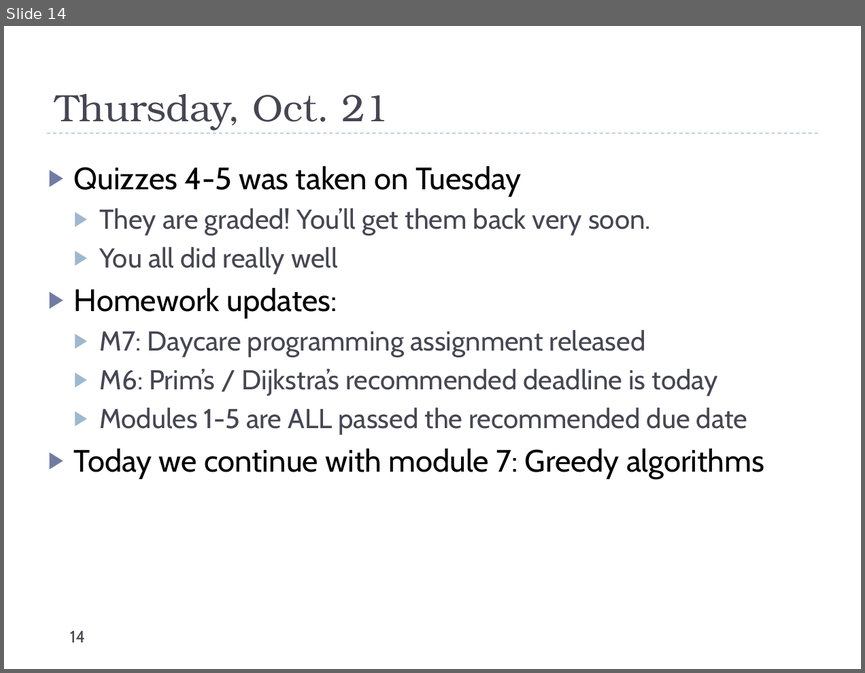
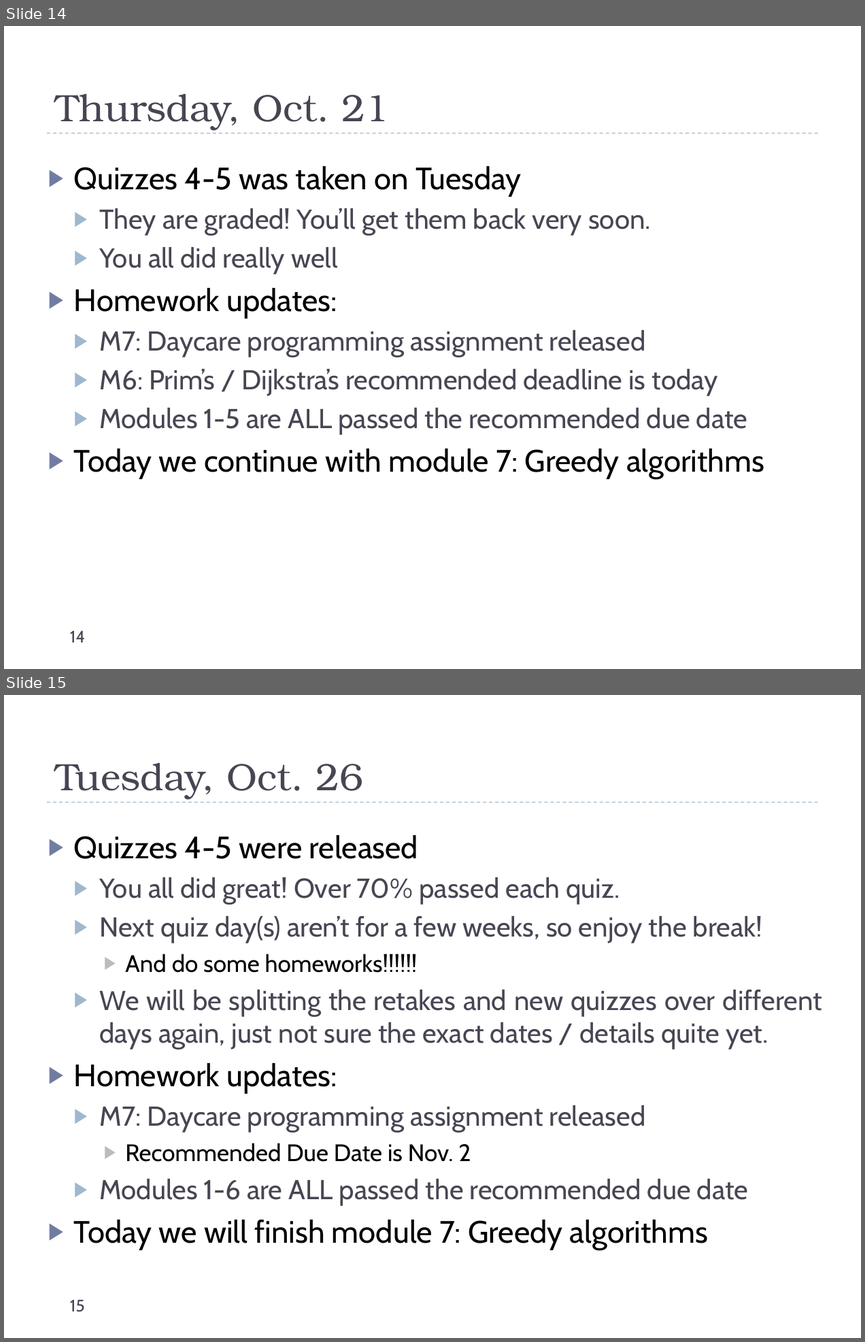
Before and after one commit to uva-cs/cs4102-f21, a slide deck: slides/dailyannouncements_mf.pptx. Shown one above the other, each under a label of ours: slide 14 before the commit, slides 14 and 15 after it. The pictures are 865x673 and 865x1342 pixels, drawn with LibreOffice and Linux fonts; fonts in the diff are those of the drawing. Boxes give left, top, right and bottom in pixels: in the first picture for what was removed or moved away, otherwise in the second. Text is boxed around its words. In the diff, an @@ line names an element or a change of style, - is before the commit and + after.

Commit message:
announcements

```diff
--- a/slides/dailyannouncements_mf.pptx
+++ b/slides/dailyannouncements_mf.pptx
@@ slide 15 added at box(4, 695, 861, 1338), background #FFFFFF; not listed: 1 template element that a slide beside it also shows @@
@@ title added at box(55, 763, 362, 799), 32 pt, text #464653 @@
+Tuesday, Oct. 26
@@ text added at box(74, 835, 822, 1250), 23 pt, text #464653 @@
+▶ Quizzes 4-5 were released
+  ▶ You all did great! Over 70% passed each quiz.
+  ▶ Next quiz day(s) aren’t for a few weeks, so enjoy the break!
+    ▶ And do some homeworks!!!!!!
+  ▶ We will be splitting the retakes and new quizzes over different days again, just not sure the exact dates / details quite yet.
+▶ Homework updates:
+  ▶ M7: Daycare programming assignment released
+    ▶ Recommended Due Date is Nov. 2
+  ▶ Modules 1-6 are ALL passed the recommended due date
+▶ Today we will finish module 7: Greedy algorithms
@@ page number added at box(70, 1300, 85, 1312), 14 pt, text #464653 @@
+15
```
